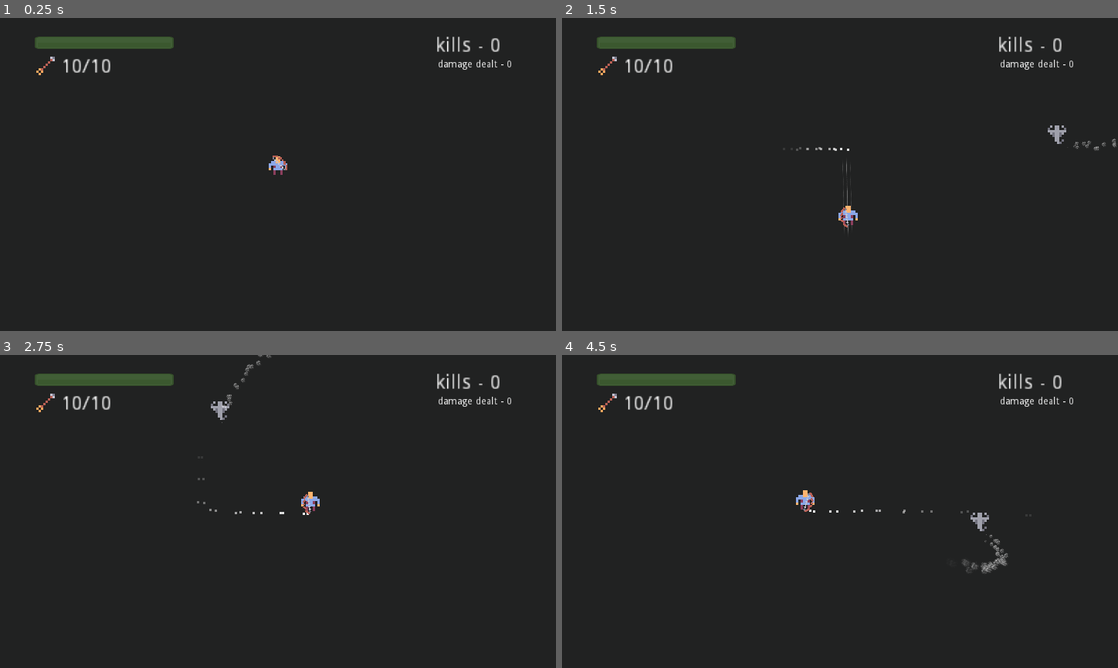
Above: before the commit, frames 1-4 (two rows, left to right).
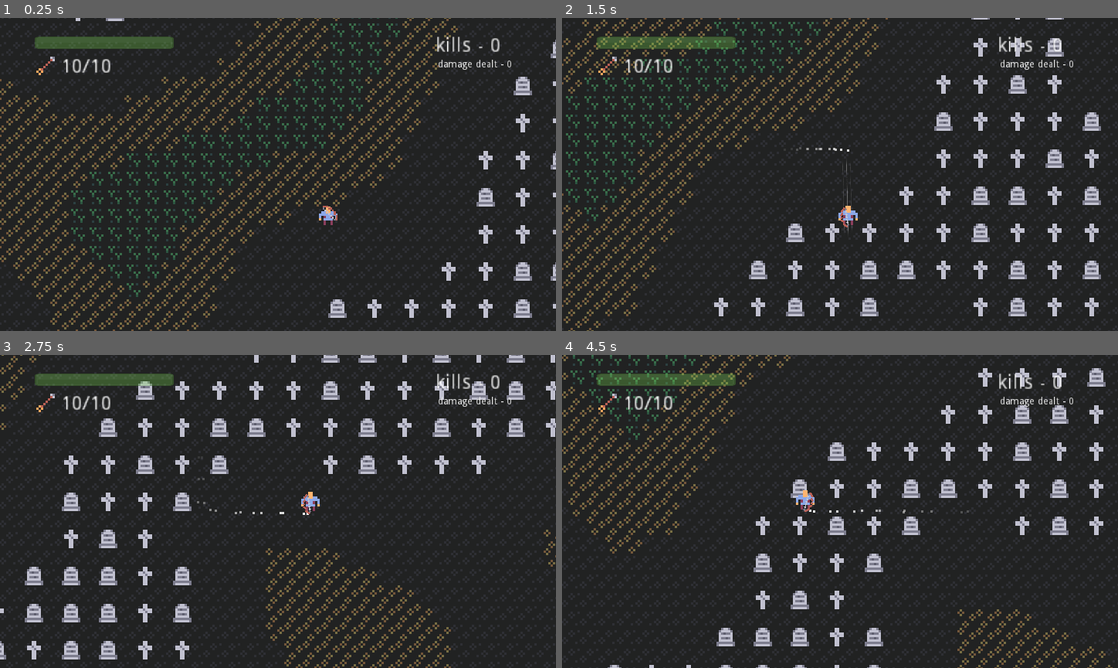
Above: after the commit, the same moments.

Repository: Ariorick/ArcherGame
Game: Godot game, scene res://src/Main.tscn
The game is run twice, just before and just after one commit, with the same random seed, the same clock (stepped at 60 frames per second) and the same inputs.
Inputs (mouse positions are in pixels of both pictures, inside the frame that each line leads up to):
- Up to frame 1 (0.25 s): no input
- Up to frame 2 (1.5 s): move the mouse to (962, 158) at 0.52 s; hold Right (right) 0.53-1.28 s; click (962, 158) at 0.6 s; move the mouse to (728, 190) at 1.27 s; hold Down (down) from 1.28 s (still down); tap Space (dash) at 1.35 s
- Up to frame 3 (2.75 s): move the mouse to (333, 442) at 2.02 s; release Down (down) at 2.03 s; hold Right (right) from 2.03 s (still down); right-click (333, 442) at 2.1 s
- Up to frame 4 (4.5 s): move the mouse to (812, 574) at 2.77 s; release Right (right) at 2.78 s; hold Up (up) 2.78-3.53 s; click (812, 574) at 2.85 s; move the mouse to (1006, 558) at 3.52 s; hold Left (left) from 3.53 s (still down); tap Space (dash) at 3.6 s; move the mouse to (673, 464) at 4.27 s; right-click (673, 464) at 4.35 s

The runs differ from the first frame. In frame 1, 11% of the frame differs, in the area x 0-100%, y 0-100%; in frame 2, 11%; in frame 3, 9.0%; in frame 4, 8.9%.

Commit message:
added randomly generate map

Diff:
--- /dev/null
+++ b/src/Level/World.gd
@@ -0,0 +1,63 @@
+extends Node2D
+
+const YELLOW_CAP = 0.3
+const GREEN_CAP = 0.62
+const GRAVE_CAP = -0.3
+
+var rng = RandomNumberGenerator.new()
+
+var noise
+var secondary_noise
+var map_size = Vector2()
+
+func _ready():
+	randomize()
+	noise = OpenSimplexNoise.new()
+	noise.seed = randi()
+	noise.persistence = 0.7
+	noise.octaves = 1.0
+	noise.period = 12
+	randomize()
+	secondary_noise = OpenSimplexNoise.new()
+	secondary_noise.seed = randi()
+	secondary_noise.persistence = 0.7
+	secondary_noise.octaves = 1.0
+	secondary_noise.period = 12
+
+
+#	$Grass.cell_custom_transform = transform
+
+func generate(chunk: Vector2):
+	var from = chunk * map_size
+	var to = (chunk + Vector2(1, 1)) * map_size
+	run_with_noise(from, to, funcref(self, "make_grass_map"))
+	run_with_noise(from, to, funcref(self, "make_graves_map"))
+
+func make_grass_map(x, y, value):
+	if value > GREEN_CAP:
+		$Grass.set_cell(x,y,1)
+	elif value > YELLOW_CAP:
+		$Grass.set_cell(x,y,2)
+	else:
+		$Grass.set_cell(x,y,0)
+
+func make_graves_map(x, y, value):
+	if value < GRAVE_CAP:
+		var can_place = x % 2 + y % 2 == 0
+		if can_place:
+			var random_grave = rng.randi_range(2, 3)
+			$Graves.set_cell(x, y, random_grave)
+
+func run_with_noise(from: Vector2, to: Vector2, generate_fun: FuncRef):
+	for x in range(from.x, to.x):
+		for y in range(from.y, to.y):
+			var value = noise.get_noise_2d(x,y)
+			generate_fun.call_func(x, y, value)
+			$Grass.update_bitmask_region(from, to)
+
+func update_regions(from: Vector2, to: Vector2):
+	for child in get_children():
+		child.update_bitmask_region(from, to)
+
+func get_player():
+	return $Graves/Player
--- /dev/null
+++ b/src/Level/World.tscn
@@ -0,0 +1,103 @@
+[gd_scene load_steps=10 format=2]
+
+[ext_resource path="res://assets/Tiles/tile_0060.png" type="Texture" id=1]
+[ext_resource path="res://src/Player/Player.tscn" type="PackedScene" id=2]
+[ext_resource path="res://src/Level/World.gd" type="Script" id=3]
+[ext_resource path="res://assets/Tiles/tile_0116.png" type="Texture" id=4]
+[ext_resource path="res://assets/Tiles/tile_0061.png" type="Texture" id=5]
+[ext_resource path="res://assets/Tiles/tile_0107.png" type="Texture" id=6]
+[ext_resource path="res://assets/Tiles/tile_0106.png" type="Texture" id=7]
+
+[sub_resource type="TileSet" id=3]
+0/name = "tile_0060.png 0"
+0/texture = ExtResource( 1 )
+0/tex_offset = Vector2( 0, 0 )
+0/modulate = Color( 1, 1, 1, 1 )
+0/region = Rect2( 0, 0, 8, 8 )
+0/tile_mode = 0
+0/occluder_offset = Vector2( 0, 0 )
+0/navigation_offset = Vector2( 0, 0 )
+0/shape_offset = Vector2( 0, 0 )
+0/shape_transform = Transform2D( 1, 0, 0, 1, 0, 0 )
+0/shape_one_way = false
+0/shape_one_way_margin = 0.0
+0/shapes = [  ]
+0/z_index = 0
+1/name = "tile_0061.png 1"
+1/texture = ExtResource( 5 )
+1/tex_offset = Vector2( 0, 0 )
+1/modulate = Color( 1, 1, 1, 1 )
+1/region = Rect2( 0, 0, 8, 8 )
+1/tile_mode = 0
+1/occluder_offset = Vector2( 0, 0 )
+1/navigation_offset = Vector2( 0, 0 )
+1/shape_offset = Vector2( 0, 0 )
+1/shape_transform = Transform2D( 1, 0, 0, 1, 0, 0 )
+1/shape_one_way = false
+1/shape_one_way_margin = 0.0
+1/shapes = [  ]
+1/z_index = 0
+2/name = "tile_0116.png 2"
+2/texture = ExtResource( 4 )
+2/tex_offset = Vector2( 0, 0 )
+2/modulate = Color( 1, 1, 1, 1 )
+2/region = Rect2( 0, 0, 8, 8 )
+2/tile_mode = 0
+2/occluder_offset = Vector2( 0, 0 )
+2/navigation_offset = Vector2( 0, 0 )
+2/shape_offset = Vector2( 0, 0 )
+2/shape_transform = Transform2D( 1, 0, 0, 1, 0, 0 )
+2/shape_one_way = false
+2/shape_one_way_margin = 0.0
+2/shapes = [  ]
+2/z_index = 0
+
+[sub_resource type="TileSet" id=4]
+2/name = "tile_0106.png 2"
+2/texture = ExtResource( 7 )
+2/tex_offset = Vector2( 0, 0 )
+2/modulate = Color( 1, 1, 1, 1 )
+2/region = Rect2( 0, 0, 8, 8 )
+2/tile_mode = 0
+2/occluder_offset = Vector2( 0, 0 )
+2/navigation_offset = Vector2( 0, 0 )
+2/shape_offset = Vector2( 0, 0 )
+2/shape_transform = Transform2D( 1, 0, 0, 1, 0, 0 )
+2/shape_one_way = false
+2/shape_one_way_margin = 0.0
+2/shapes = [  ]
+2/z_index = 0
+3/name = "tile_0107.png 3"
+3/texture = ExtResource( 6 )
+3/tex_offset = Vector2( 0, 0 )
+3/modulate = Color( 1, 1, 1, 1 )
+3/region = Rect2( 0, 0, 8, 8 )
+3/tile_mode = 0
+3/occluder_offset = Vector2( 0, 0 )
+3/navigation_offset = Vector2( 0, 0 )
+3/shape_offset = Vector2( 0, 0 )
+3/shape_transform = Transform2D( 1, 0, 0, 1, 0, 0 )
+3/shape_one_way = false
+3/shape_one_way_margin = 0.0
+3/shapes = [  ]
+3/z_index = 0
+
+[node name="World" type="Node2D"]
+script = ExtResource( 3 )
+
+[node name="Grass" type="TileMap" parent="."]
+modulate = Color( 1, 1, 1, 0.392157 )
+tile_set = SubResource( 3 )
+cell_size = Vector2( 8, 8 )
+cell_custom_transform = Transform2D( 64, 1, 0, 64, 0, 0 )
+collision_layer = 2
+collision_mask = 0
+format = 1
+
+[node name="Graves" type="TileMap" parent="."]
+z_index = 1
+tile_set = SubResource( 4 )
+cell_size = Vector2( 8, 8 )
+format = 1
+
+[node name="Player" parent="Graves" instance=ExtResource( 2 )]
--- /dev/null
+++ b/src/Main.gd
@@ -0,0 +1,48 @@
+extends Node2D
+
+var prev_camera_pos = Vector2()
+
+var map_size := Vector2(10, 10)
+var cell_size_px := Vector2(16, 16)
+var chunk_size_px := map_size * cell_size_px
+var map_cells := Dictionary()
+var lookaround := Vector2()
+
+func _ready():
+	$World.map_size = map_size
+
+#	var camera_zoom = $CameraPosition/Camera2D.zoom
+	var camera_zoom = 1
+	var screen_size = get_viewport().size * camera_zoom
+
+	lookaround = Vector2(
+		int(screen_size.x / chunk_size_px.x) / 2 + 2,
+		int(screen_size.y / chunk_size_px.y) / 2 + 2
+		)
+
+	$World.get_player().position = chunk_size_px / 2
+
+
+func _process(delta):
+	var pos = $World.get_player().position
+#	$CameraPosition.position = pos
+	generate_around(pos)
+
+
+func generate_around(pos: Vector2):
+	var chunk : = Vector2(
+		int(pos.x) / int(chunk_size_px.x),
+		int(pos.y) / int(chunk_size_px.y)
+		)
+
+	for x in range(chunk.x - lookaround.x, chunk.x + lookaround.x):
+		for y in range(chunk.y - lookaround.y, chunk.y + lookaround.y):
+			generate_chunk(Vector2(x, y))
+
+
+
+func generate_chunk(chunk: Vector2):
+	if map_cells.has(chunk) && map_cells[chunk] == true:
+		return
+	$World.generate(chunk)
+	map_cells[chunk] = true
--- a/src/Main.tscn
+++ b/src/Main.tscn
@@ -1,16 +1,12 @@
 [gd_scene load_steps=4 format=2]
 
-[ext_resource path="res://src/Player/Player.tscn" type="PackedScene" id=1]
+[ext_resource path="res://src/Level/World.tscn" type="PackedScene" id=2]
+[ext_resource path="res://src/Main.gd" type="Script" id=3]
 [ext_resource path="res://src/UI/Ui.tscn" type="PackedScene" id=4]
-[ext_resource path="res://src/Enemy/Ghost/Ghost.tscn" type="PackedScene" id=5]
 
 [node name="Main" type="Node2D"]
-
-[node name="Player" parent="." instance=ExtResource( 1 )]
-position = Vector2( -7.45364, 63.397 )
-
-[node name="Ghost" parent="." instance=ExtResource( 5 )]
-position = Vector2( 192.483, 61.8266 )
-collision_mask = 6
+script = ExtResource( 3 )
 
 [node name="Ui" parent="." instance=ExtResource( 4 )]
+
+[node name="World" parent="." instance=ExtResource( 2 )]
Binary file changed: assets/Tiles/tile_0106.png
Binary file changed: assets/Tiles/tile_0107.png
Not shown, changed: .DS_Store
Not shown, changed: src/.DS_Store
